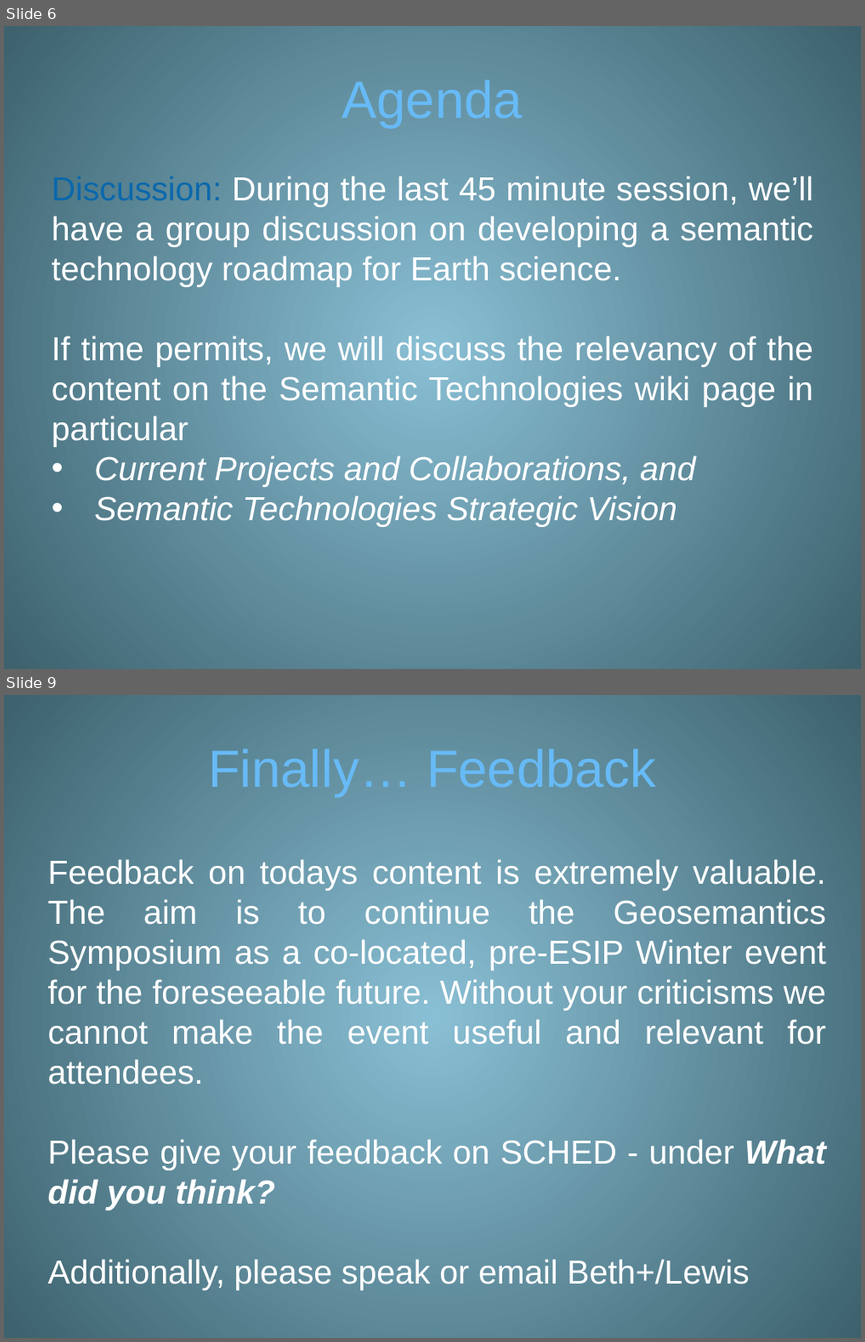
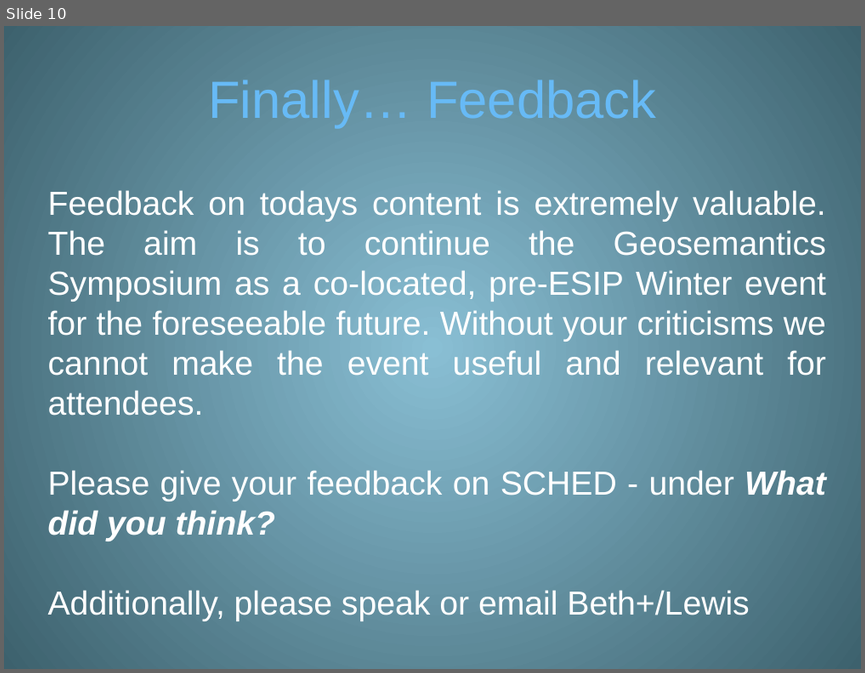
Before and after one commit to ESIPFed/stc, a slide deck: symposium/2019/talks/ppt/2019_geosemantics_symposium_intro.pptx. Shown one above the other, each under a label of ours: slides 6 and 9 before the commit, slide 10 after it; the slides between them are not shown. The pictures are 865x1342 and 865x673 pixels, drawn with LibreOffice and Linux fonts; fonts in the diff are those of the drawing. Boxes give left, top, right and bottom in pixels: in the first picture for what was removed or moved away, otherwise in the second. Text is boxed around its words. In the diff, an @@ line names an element or a change of style, - is before the commit and + after.

```diff
--- a/symposium/2019/talks/ppt/2019_geosemantics_symposium_intro.pptx
+++ b/symposium/2019/talks/ppt/2019_geosemantics_symposium_intro.pptx
@@ slide 6 removed at (4, 26, 861, 669), background gradient #88C1D5 to #3D626E @@
@@ title removed at (342, 80, 522, 128) @@
-Agenda
@@ text removed at (52, 176, 814, 527) @@
-Discussion: During the last 45 minute session, we’ll have a group discussion on developing a semantic technology roadmap for Earth science.
-If time permits, we will discuss the relevancy of the content on the Semantic Technologies wiki page in particular
-• Current Projects and Collaborations, and
-• Semantic Technologies Strategic Vision
@@ what was slide 9 is now slide 10 @@
```
Also in this commit, not shown: 4 slides changed, 5 slides added, 3 other slides removed, 4 other files.
